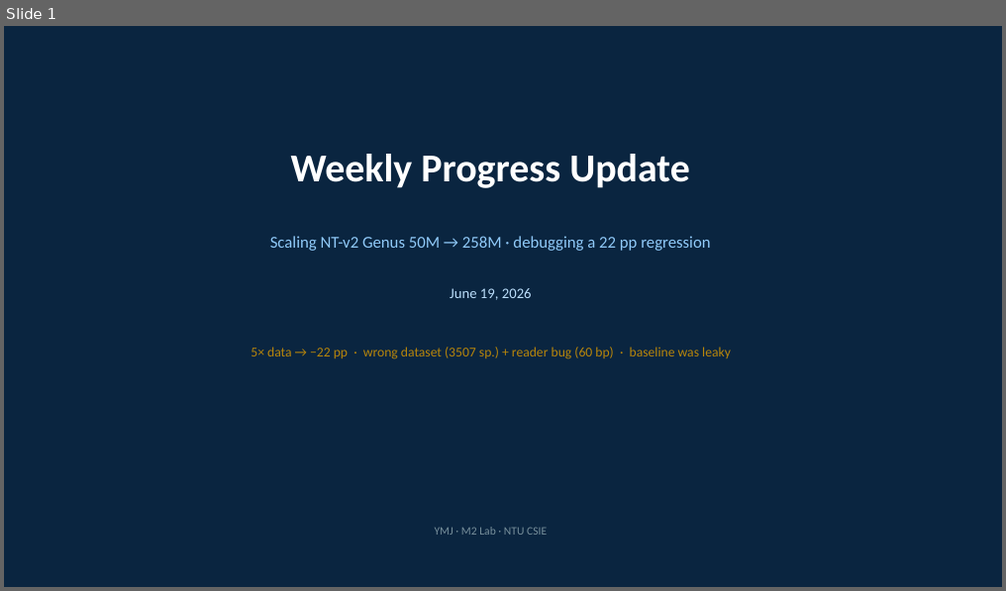
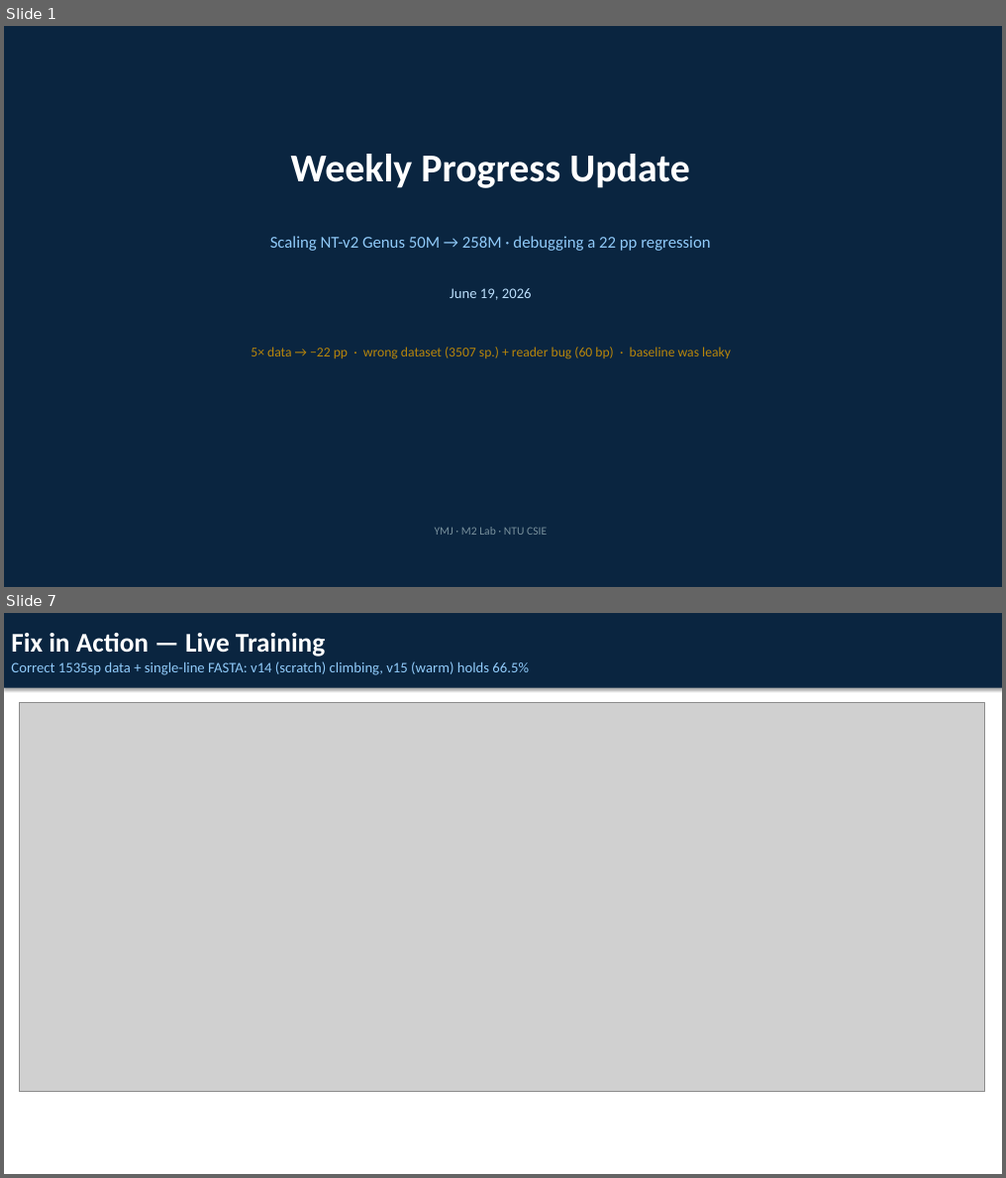
Before and after one commit to m2lab-ntu/gfm-classifier, a slide deck: docs/slides/meeting_2026_0619.pptx. Shown one above the other, each under a label of ours: slide 1 before the commit, slides 1 and 7 after it; the slides between them are not shown. The pictures are 1006x591 and 1006x1178 pixels, drawn with LibreOffice and Linux fonts; fonts in the diff are those of the drawing; grey boxes stand for pictures. Boxes give left, top, right and bottom in pixels: in the first picture for what was removed or moved away, otherwise in the second. Text is boxed around its words. In the diff, an @@ line names an element or a change of style, - is before the commit and + after.

```diff
--- a/docs/slides/meeting_2026_0619.pptx
+++ b/docs/slides/meeting_2026_0619.pptx
@@ slide 7 added at (4, 613, 1002, 1174), background #FFFFFF @@
@@ rectangle added at (4, 613, 1002, 688), fill #0A2540, 14 pt, text #90CAF9 @@
+Fix in Action — Live Training
+Correct 1535sp data + single-line FASTA: v14 (scratch) climbing, v15 (warm) holds 66.5%
@@ picture added at (19, 703, 985, 1092) @@
```
Also in this commit, not shown: 25 other files.
